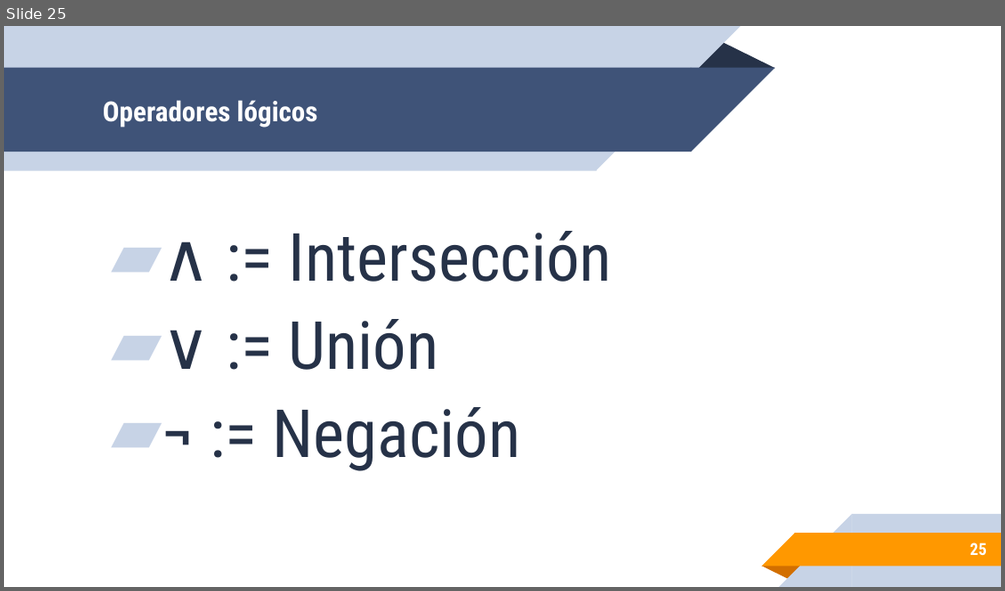
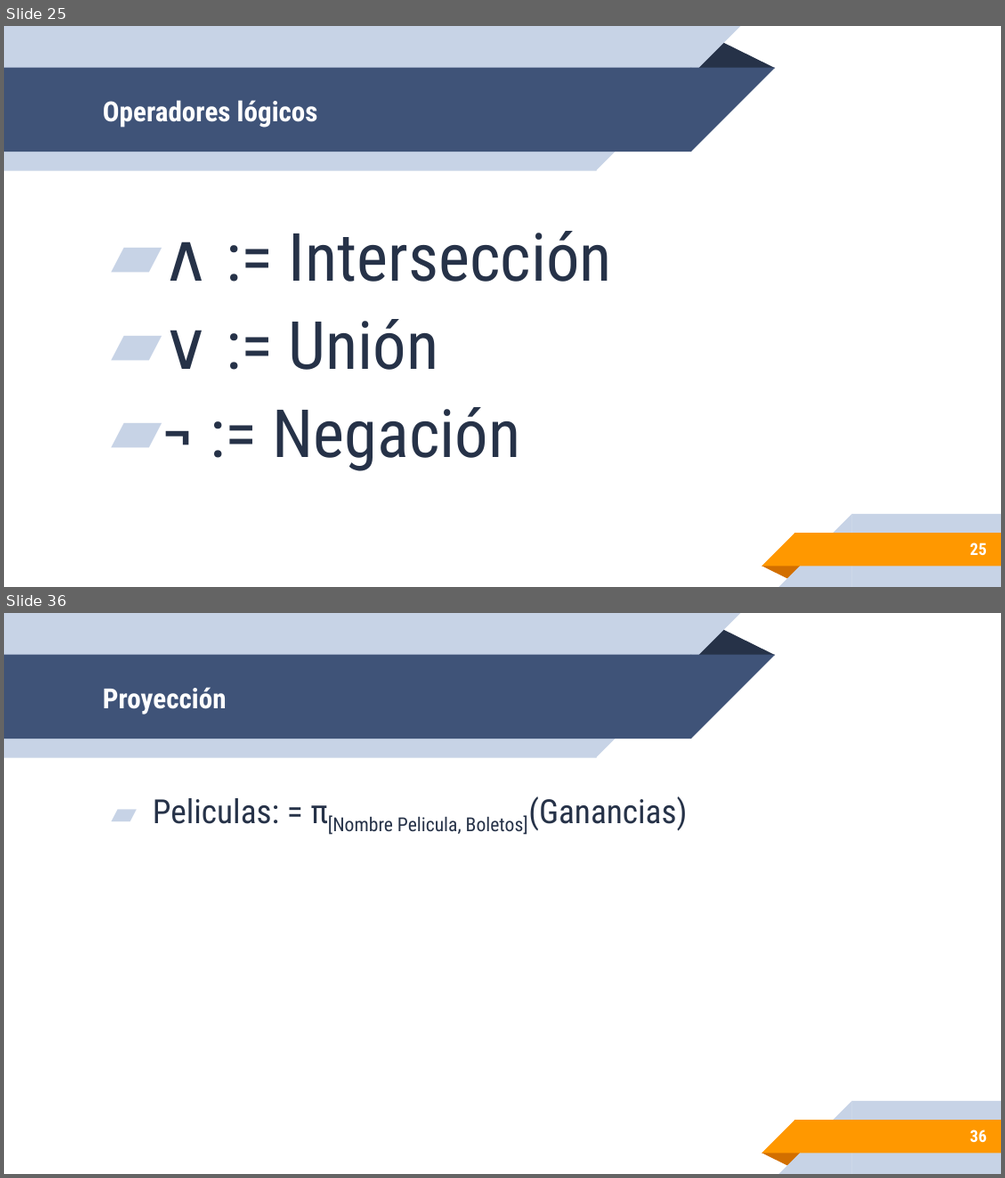
Before and after one commit to leonpalafox/dbclase_2020, a slide deck: Slides/Clase_6_2020.pptx. Shown one above the other, each under a label of ours: slide 25 before the commit, slides 25 and 36 after it; the slides between them are not shown. The pictures are 1005x591 and 1005x1178 pixels, drawn with LibreOffice and Linux fonts; fonts in the diff are those of the drawing; background and template pictures are left out. Boxes give left, top, right and bottom in pixels: in the first picture for what was removed or moved away, otherwise in the second. Text is boxed around its words. In the diff, an @@ line names an element or a change of style, - is before the commit and + after.

```diff
--- a/Slides/Clase_6_2020.pptx
+++ b/Slides/Clase_6_2020.pptx
@@ slide 36 added at (4,613,1001,1174), background #FFFFFF; not listed: 10 template elements that a slide beside it also shows @@
@@ title added at (103,687,226,714), 20 pt, text #FFFFFF, bold @@
+Proyección
@@ text added at (153,796,687,835), 24 pt, text #263248 @@
+▰ Peliculas: = π[Nombre Pelicula, Boletos](Ganancias)
@@ page number added at (970,1129,987,1143), 12 pt, text #FFFFFF, bold @@
+36
```
Also in this commit, not shown: 7 slides changed, 11 other slides added, 3 other files.
